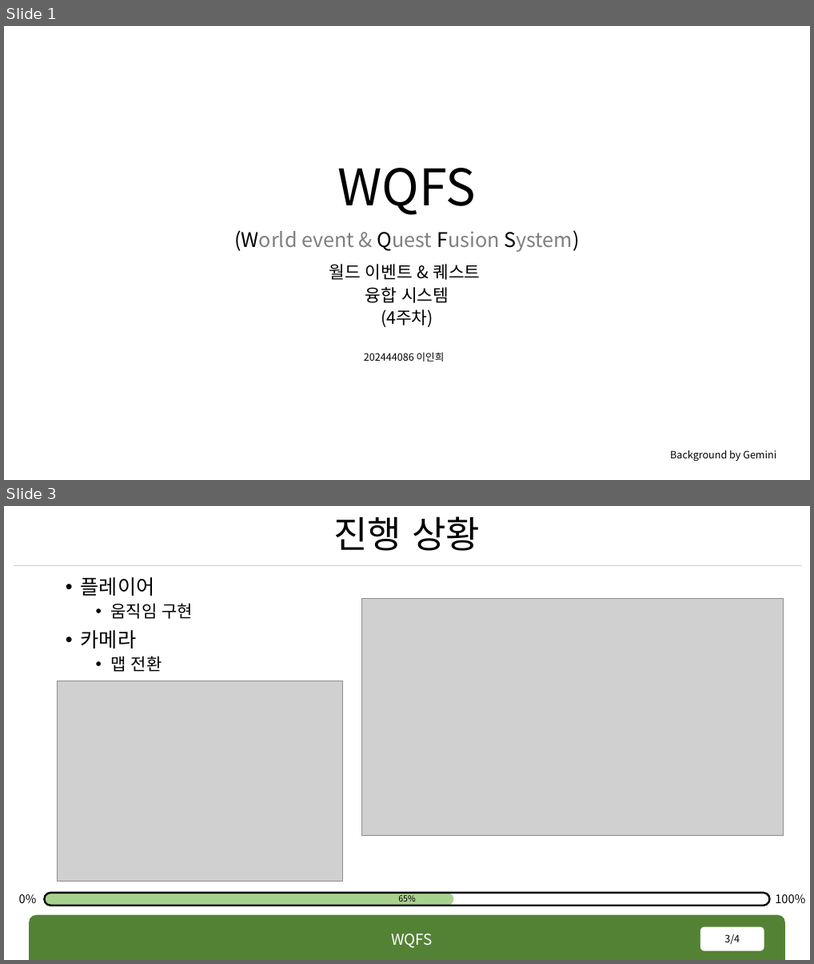
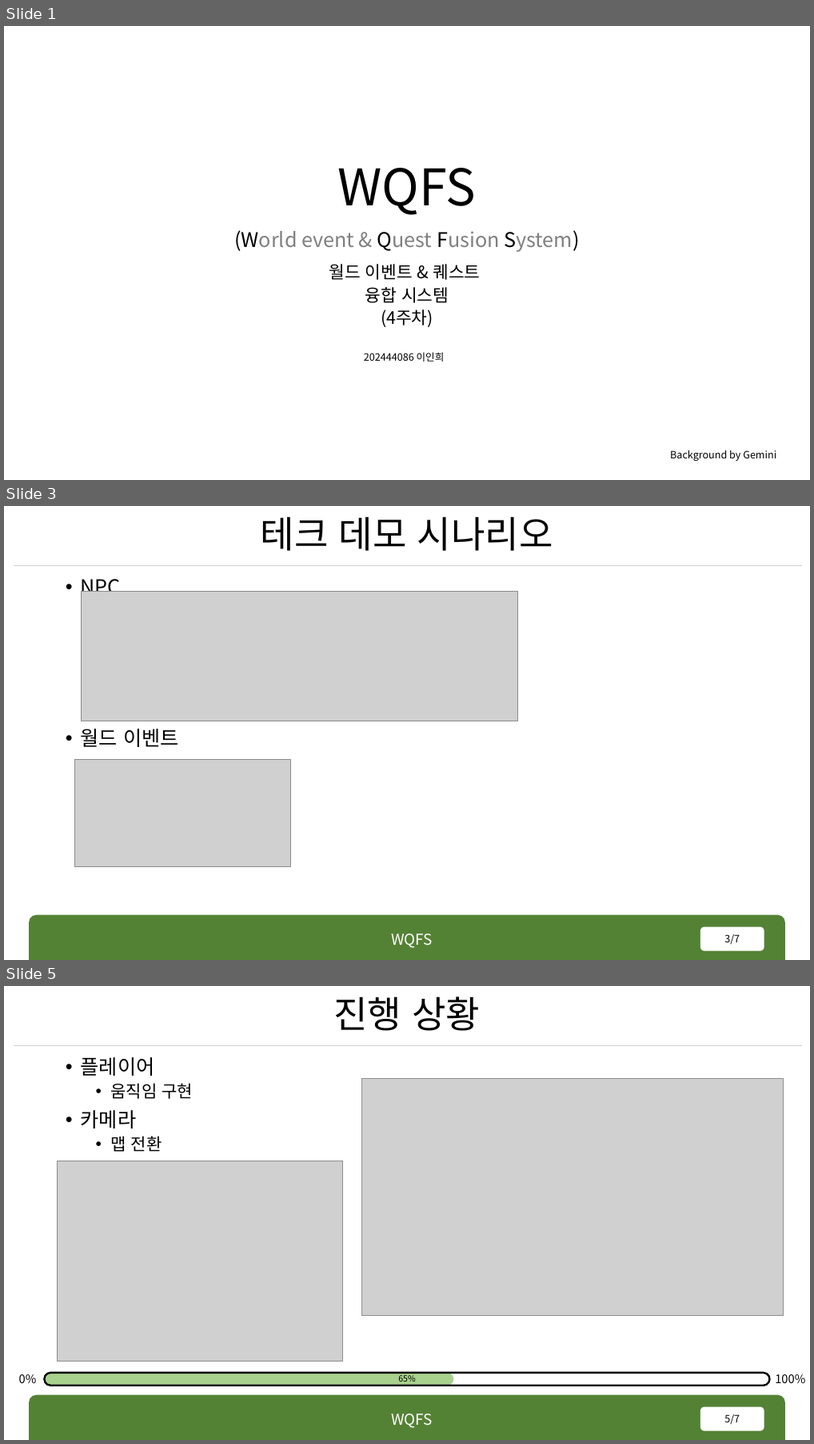
Before and after one commit to rennOobayashi/WQFS, a slide deck: WQFS.pptx. Shown one above the other, each under a label of ours: slides 1 and 3 before the commit, slides 1, 3 and 5 after it; the slides between them are not shown. The pictures are 814x964 and 814x1444 pixels, drawn with LibreOffice and Linux fonts; fonts in the diff are those of the drawing; grey boxes stand for pictures; background and template pictures are left out. Boxes give left, top, right and bottom in pixels: in the first picture for what was removed or moved away, otherwise in the second. Text is boxed around its words. In the diff, an @@ line names an element or a change of style, - is before the commit and + after.

```diff
--- a/WQFS.pptx
+++ b/WQFS.pptx
@@ slide 3 added at (4,506,810,960), background #FFFFFF; not listed: 3 template elements that a slide beside it also shows @@
@@ title added at (261,516,554,551), 44 pt, text #000000 @@
+테크 데모 시나리오
@@ text added at (81,573,179,747), 24 pt, text #000000 @@
+• NPC
+• 월드 이벤트
@@ picture added at (82,591,518,720) @@
@@ picture added at (74,759,290,867) @@
@@ page number added at (701,927,765,951), fill #FFFFFF, 12 pt, text #000000 @@
+3/7
@@ what was slide 3 is now slide 5 @@
@@ page number at (725,1414,740,1424): text changed @@
-3/4
+5/7
```
Also in this commit, not shown: 1 slide changed, 1 other slide added, 1 other file.
